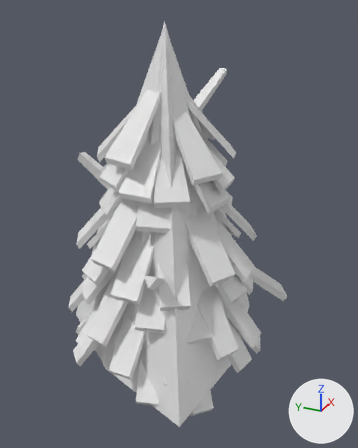
Renders of the FBX model Assets/Meshes/Import/trees.fbx from each side of a commit.
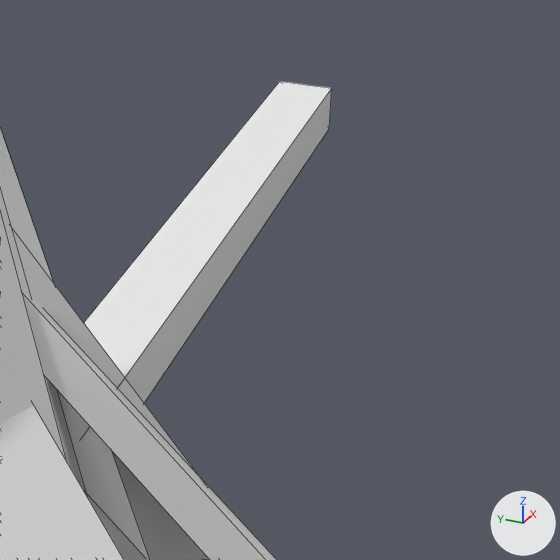
The first picture shows the older version from a 50 mm lens placed at (-5.99, -2.89, 5.76), pointed at (0.23, -0.09, 2.65). The close-ups show both versions on the part from 51% to 72% of the width and 13% to 30% of the height of that picture. Lighting does not change. The marker at lower right points along +X, +Y and +Z. The close-ups show mesh edges as thin lines.

Objects in the first close-up: 'dead_tree_LOD', 'spruce_tree', 'spurce_tree_LOD'.
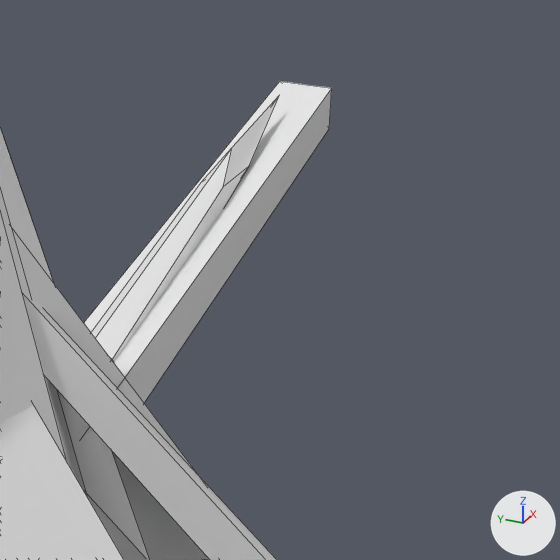
Changed parts and their boxes [x1, y1, x2, y2] in the close-ups (560 x 560 px):
'dead_tree', added: after [91, 96, 279, 362]

Edits to the bpy script that builds the scene:
```text
Add me_cylinder_003:
    me_cylinder_003.from_pydata(...)  # 76 vertices, 60 faces; spans x -1.31..0.97, y -0.42..1.33, z -0.85..4.83
    me_cylinder_003.materials.append(mat_material_002)  # its picture is missing
Add ob_dead_tree:
    ob_dead_tree = bpy.data.objects.new('dead_tree', me_cylinder_003)
    ob_dead_tree.location = (0.0, 0.0, 0.0)
```
